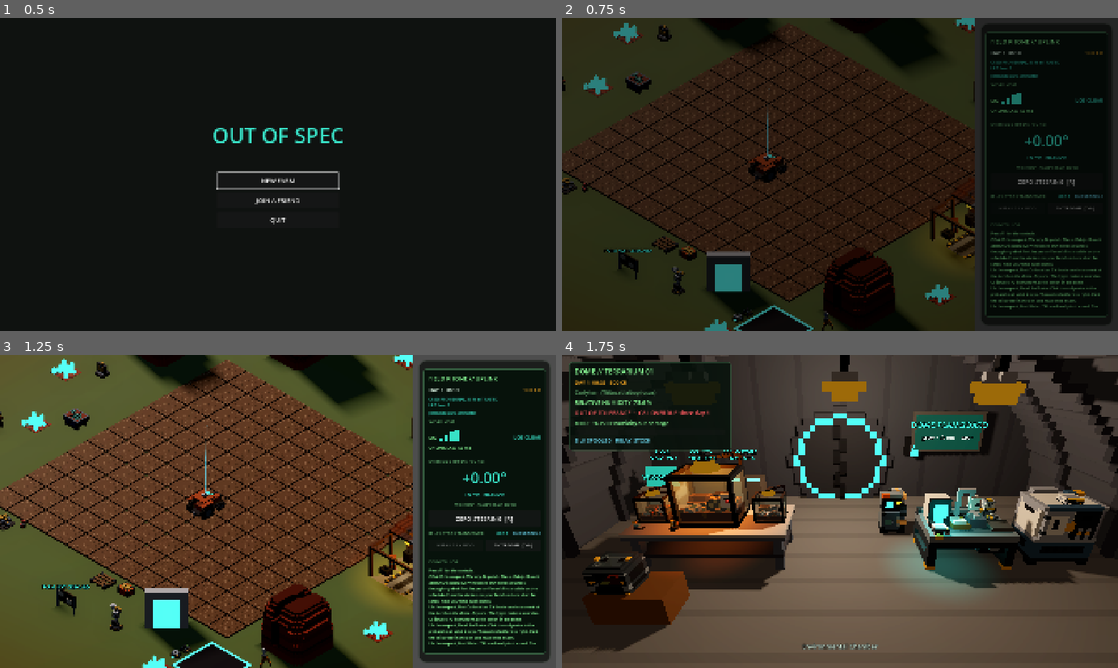
Above: before the commit, frames 1-4 (two rows, left to right).
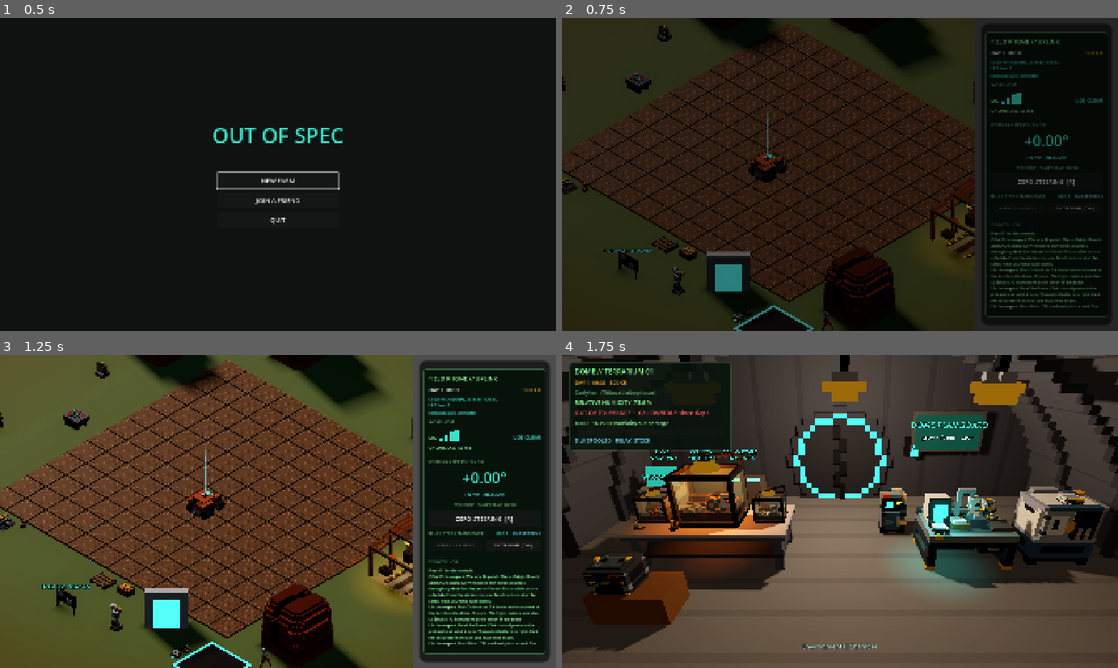
Above: after the commit, the same moments.

Repository: xlockeddown-glitch/out-of-spec
Game: Godot game, scene res://scenes/title_menu.tscn
Same seed, same stepped clock (60 frames per second), same inputs: the game is played once before the commit and once after it.
Inputs:
- Up to frame 1 (0.5 s): no input
- Up to frame 2 (0.75 s): click "NEW FARM" at 0.5 s
- Up to frame 3 (1.25 s): no input
- Up to frame 4 (1.75 s): click "ENTER DOME [Tab]" at 1.25 s

Frame 1 is identical in both runs. In frame 2, 0.8% of the frame differs, in the area x 3-75%, y 0-100%; in frame 3, 0.9%; in frame 4, nothing differs.

Commit message:
Move the eight ore fissures to the Badlands (biomes step 7)
Same ids and names, new positions on the farm side of the Badlands (x 44 to
58, z 8 to 36). OreFissure now sits on the ground height, over any old
digging. BiomeData.SCENE_SPOTS follows the scene; new tests keep them in step.

Co-Authored-By: Claude Sonnet 5.5 <noreply@anthropic.com>

Diff:
--- a/scenes/main_farm.tscn
+++ b/scenes/main_farm.tscn
@@ -559,35 +559,35 @@
 [node name="Fissures" type="Node3D" parent="WorldView/WorldViewport/World"]
 
 [node name="FissureA" type="Node3D" parent="WorldView/WorldViewport/World/Fissures"]
-position = Vector3(-16, 0, 3)
+position = Vector3(46, 0, 8)
 script = ExtResource("10_ore")
 
 [node name="FissureB" type="Node3D" parent="WorldView/WorldViewport/World/Fissures"]
-position = Vector3(-19, 0, -3)
+position = Vector3(52, 0, 14)
 script = ExtResource("10_ore")
 
 [node name="FissureC" type="Node3D" parent="WorldView/WorldViewport/World/Fissures"]
-position = Vector3(-15, 0, 12)
+position = Vector3(46, 0, 20)
 script = ExtResource("10_ore")
 
 [node name="FissureD" type="Node3D" parent="WorldView/WorldViewport/World/Fissures"]
-position = Vector3(4, 0, -19)
+position = Vector3(56, 0, 22)
 script = ExtResource("10_ore")
 
 [node name="FissureE" type="Node3D" parent="WorldView/WorldViewport/World/Fissures"]
-position = Vector3(-3, 0, -21)
+position = Vector3(50, 0, 28)
 script = ExtResource("10_ore")
 
 [node name="FissureF" type="Node3D" parent="WorldView/WorldViewport/World/Fissures"]
-position = Vector3(19, 0, 4)
+position = Vector3(44, 0, 32)
 script = ExtResource("10_ore")
 
 [node name="FissureG" type="Node3D" parent="WorldView/WorldViewport/World/Fissures"]
-position = Vector3(21, 0, -9)
+position = Vector3(58, 0, 30)
 script = ExtResource("10_ore")
 
 [node name="FissureH" type="Node3D" parent="WorldView/WorldViewport/World/Fissures"]
-position = Vector3(11, 0, 18)
+position = Vector3(52, 0, 36)
 script = ExtResource("10_ore")
 
 [node name="BramBay" type="Area3D" parent="WorldView/WorldViewport/World"]
--- a/scripts/world/biome_data.gd
+++ b/scripts/world/biome_data.gd
@@ -93,9 +93,9 @@
 	Vector4(20, 13, 1.0, 1.0),      # cobbles B
 	Vector4(-1, -25, 7.0, 1.5),     # the gulch, x -8 to 6
 	Vector4(0, -30, 10.0, 1.5),     # the plateau rim
-	Vector4(-16, 3, 1.5, 1.5), Vector4(-19, -3, 1.5, 1.5), Vector4(-15, 12, 1.5, 1.5),
-	Vector4(4, -19, 1.5, 1.5), Vector4(-3, -21, 1.5, 1.5), Vector4(19, 4, 1.5, 1.5),
-	Vector4(21, -9, 1.5, 1.5), Vector4(11, 18, 1.5, 1.5),  # ore fissures
+	Vector4(46, 8, 1.5, 1.5), Vector4(52, 14, 1.5, 1.5), Vector4(46, 20, 1.5, 1.5),
+	Vector4(56, 22, 1.5, 1.5), Vector4(50, 28, 1.5, 1.5), Vector4(44, 32, 1.5, 1.5),
+	Vector4(58, 30, 1.5, 1.5), Vector4(52, 36, 1.5, 1.5),  # ore fissures, in the Badlands
 ]
 
 static var _cache: Array[Dictionary] = []
--- a/scripts/world/ore_fissure.gd
+++ b/scripts/world/ore_fissure.gd
@@ -21,6 +21,8 @@
 	_visual = _build_visual()
 	add_child(_visual)
 	GameState.fissures_changed.connect(_refresh)
+	GameState.terrain_changed.connect(_settle)
+	_settle()
 	_refresh()
 
 
@@ -32,6 +34,17 @@
 func is_in_reach(world_pos: Vector3) -> bool:
 	var d := Vector2(world_pos.x - global_position.x, world_pos.z - global_position.z)
 	return d.length() <= MINE_RADIUS_M
+
+
+## Sits on the ground as it is, with any digging (a fissure's spot is on the
+## hills now, and an old save may have dug cells there). The scene's y is 0.
+func _settle() -> void:
+	position.y = ground_y(position, GameState.dug)
+
+
+## The ground height under a fissure at `at` (its x and z), given the digging.
+static func ground_y(at: Vector3, dug: Dictionary[Vector2i, int]) -> float:
+	return Terrain.height(Vector2(at.x, at.z), dug)
 
 
 func _refresh() -> void:
--- a/tests/test_biome_data.gd
+++ b/tests/test_biome_data.gd
@@ -286,7 +286,7 @@
 		["the plot", Vector2(4, 4), "farm: marker is on the farm plot"],
 		["the relay road", Vector2(-20, -20), "farm: marker pad is 0.0 m from the relay road, inside its 5 m level strip"],
 		["the Basalt hill", Vector2(44, -40), "farm: marker pad ground varies by"],
-		["the Badlands hill", Vector2(58, 24), "farm: marker pad ground varies by"],
+		["the Badlands hill", Vector2(68, 38), "farm: marker pad ground varies by"],
 	]
 	for c: Array in bad:
 		var lines: Array[String] = BiomeData.pad_problems("farm", "marker", c[1] as Vector2)
--- /dev/null
+++ b/tests/test_fissures.gd
@@ -0,0 +1,147 @@
+extends RefCounted
+## The eight ore fissures (docs/design/biomes.md section 6, step 7): out of the
+## middle, in the Badlands, clear of the plot, the pad and sign, and the water.
+## Their ids are the node names, so an old save's mined_fissures still fits.
+
+const SCENE: String = "res://scenes/main_farm.tscn"
+
+
+## name -> Vector2 (x, z), read from the scene file's text.
+func _scene_fissures() -> Dictionary:
+	var named := RegEx.new()
+	named.compile(r'\[node name="(Fissure[A-Z])" type="Node3D" parent="[^"]*/Fissures"\]\s*position = Vector3\(([-0-9.]+), [-0-9.]+, ([-0-9.]+)\)')
+	var out: Dictionary = {}
+	for found: RegExMatch in named.search_all(FileAccess.get_file_as_string(SCENE)):
+		out[StringName(found.get_string(1))] = Vector2(float(found.get_string(2)), float(found.get_string(3)))
+	return out
+
+
+## Every cell a point touches, dug one step (a point sits as low as its lowest cell).
+func _dug_around(at: Vector2) -> Dictionary[Vector2i, int]:
+	var dug: Dictionary[Vector2i, int] = {}
+	var middle := Vector2i(floori(at.x / Terrain.CELL_M), floori(at.y / Terrain.CELL_M))
+	for dx: int in range(-1, 2):
+		for dz: int in range(-1, 2):
+			var cell: Vector2i = middle + Vector2i(dx, dz)
+			if Terrain.can_dig(cell) and not Terrain.is_near_water(cell):
+				dug[cell] = 1
+	return dug
+
+
+func test_the_scene_has_the_eight_ids_and_no_other() -> String:
+	var found: Dictionary = _scene_fissures()
+	if found.size() != GameState.FISSURES.size():
+		return "Found %d fissures in the scene, expected %d" % [found.size(), GameState.FISSURES.size()]
+	for id: StringName in GameState.FISSURES:
+		if not found.has(id):
+			return "The scene has no %s" % id
+	return ""
+
+
+func test_every_fissure_is_in_the_badlands_off_the_plot_pad_sign_and_water() -> String:
+	var plot: float = BiomeData.PLOT_HALF_M + BiomeData.PLOT_CLEAR_M
+	var none: Dictionary[Vector2i, int] = {}
+	for id: StringName in _scene_fissures():
+		var at: Vector2 = _scene_fissures()[id]
+		if BiomeData.biome_at(at) != &"badlands":
+			return "%s at %s is in %s, not the Badlands" % [id, at, BiomeData.biome_at(at)]
+		if absf(at.x) < plot and absf(at.y) < plot:
+			return "%s is on the plot" % id
+		if at.length() < 30.0:
+			return "%s is still within 30 m of the middle" % id
+		if Terrain.is_level(at):
+			return "%s is on level ground" % id
+		if Terrain.is_deep(at):
+			return "%s is in deep water" % id
+		# The fissure's 2 m reach, a cell each way.
+		for dx: int in [-2, 0, 2]:
+			for dz: int in [-2, 0, 2]:
+				var near: Vector2 = at + Vector2(dx, dz)
+				var cell := Vector2i(floori(near.x / Terrain.CELL_M), floori(near.y / Terrain.CELL_M))
+				if BiomeMarkers.is_blocked_cell(cell) or Terrain.is_near_water(cell):
+					return "%s has a pad, a sign or water within its reach" % id
+		if not is_finite(Terrain.height(at, none)):
+			return "%s has no ground" % id
+	return ""
+
+
+func test_the_scene_spots_hold_the_fissures_so_the_copy_cannot_drift() -> String:
+	var found: Dictionary = _scene_fissures()
+	var spots: Array[Vector4] = BiomeData.SCENE_SPOTS
+	for id: StringName in found:
+		var at: Vector2 = found[id]
+		var has: bool = false
+		for spot: Vector4 in spots:
+			if spot.x == at.x and spot.y == at.y and spot.z == 1.5 and spot.w == 1.5:
+				has = true
+		if not has:
+			return "%s at %s is not in BiomeData.SCENE_SPOTS" % [id, at]
+	return ""
+
+
+func test_the_fissures_are_clear_of_each_other_and_of_every_other_spot() -> String:
+	var found: Dictionary = _scene_fissures()
+	var ids: Array = found.keys()
+	for i: int in ids.size():
+		for j: int in range(i + 1, ids.size()):
+			if (found[ids[i]] as Vector2).distance_to(found[ids[j]]) < 5.0:
+				return "%s and %s are within 5 m" % [ids[i], ids[j]]
+	for id: StringName in ids:
+		var at: Vector2 = found[id]
+		for spot: Vector4 in BiomeData.spots():
+			if spot.z == 1.5 and spot.w == 1.5 and found.values().has(Vector2(spot.x, spot.y)):
+				continue
+			if absf(at.x - spot.x) < spot.z + 1.5 + 1.0 and absf(at.y - spot.y) < spot.w + 1.5 + 1.0:
+				return "%s is on or too near the thing at (%s, %s)" % [id, spot.x, spot.y]
+	return ""
+
+
+func test_a_fissure_sits_on_the_ground_even_over_old_digging() -> String:
+	var found: Dictionary = _scene_fissures()
+	for id: StringName in found:
+		var at := Vector3(found[id].x, 0.0, found[id].y)
+		var none: Dictionary[Vector2i, int] = {}
+		var dug: Dictionary[Vector2i, int] = _dug_around(found[id])
+		var flat: float = OreFissure.ground_y(at, none)
+		var lower: float = OreFissure.ground_y(at, dug)
+		if not is_equal_approx(flat, Terrain.height(found[id], none)):
+			return "%s is not on the natural ground" % id
+		if dug.is_empty() or not lower < flat:
+			return "%s did not drop onto its dug ground (%s, %s)" % [id, flat, lower]
+	return ""
+
+
+func test_an_old_save_with_mined_fissures_and_digging_at_a_fissure_loads_the_same() -> String:
+	var source: Node = load("res://scripts/autoload/GameState.gd").new()
+	source.build_registry()
+	source.set_world_seed(424242)
+	var spot: Vector2 = _scene_fissures()[&"FissureC"]
+	var cell := Vector2i(floori(spot.x / Terrain.CELL_M), floori(spot.y / Terrain.CELL_M))
+	if not Terrain.can_dig(cell):
+		source.free()
+		return "FissureC's cell can not be dug, so the test has nothing to check"
+	source.mined_fissures[&"FissureA"] = GameClock.get_day_index()
+	source.mined_fissures[&"FissureC"] = GameClock.get_day_index()
+	source.dug = _dug_around(spot)
+	var data: Dictionary = bytes_to_var(var_to_bytes(source.farm_to_dict()))
+	var target: Node = load("res://scripts/autoload/GameState.gd").new()
+	target.build_registry()
+	target.set_world_seed(7)
+	var problem: String = target.farm_from_dict(data)
+	var open: Array[StringName] = []
+	for id: StringName in GameState.FISSURES:
+		if target.is_fissure_available(id) != source.is_fissure_available(id):
+			problem = "%s is open on one side only" % id
+		if target.is_fissure_available(id):
+			open.append(id)
+	if problem == "" and (open.has(&"FissureA") or open.has(&"FissureC") or open.size() != 6):
+		problem = "The open fissures after the load are %s" % [open]
+	if problem == "" and target.dug != _dug_around(spot):
+		problem = "The digging at the fissure's spot was lost"
+	var on_dug: float = OreFissure.ground_y(Vector3(spot.x, 0.0, spot.y), target.dug)
+	var none: Dictionary[Vector2i, int] = {}
+	if problem == "" and not on_dug < OreFissure.ground_y(Vector3(spot.x, 0.0, spot.y), none):
+		problem = "FissureC does not sit on the dug ground"
+	source.free()
+	target.free()
+	return problem
--- a/tests/test_hills.gd
+++ b/tests/test_hills.gd
@@ -120,6 +120,9 @@
 
 
 func _not_on_level(of: Node, under: Transform3D) -> String:
+	# The ore fissures stand on the Badlands hills and set their own height (OreFissure).
+	if of.name == &"Fissures":
+		return ""
 	var here: Transform3D = under * (of as Node3D).transform if of is Node3D else under
 	# The plateau rim's rocks are the widest near the edge, 1 m each way.
 	for corner: Vector2 in [Vector2(-1, -1), Vector2(1, -1), Vector2(-1, 1), Vector2(1, 1)]:
Not shown, added: tests/test_fissures.gd.uid
Not shown, changed: docs/design/biomes.md
